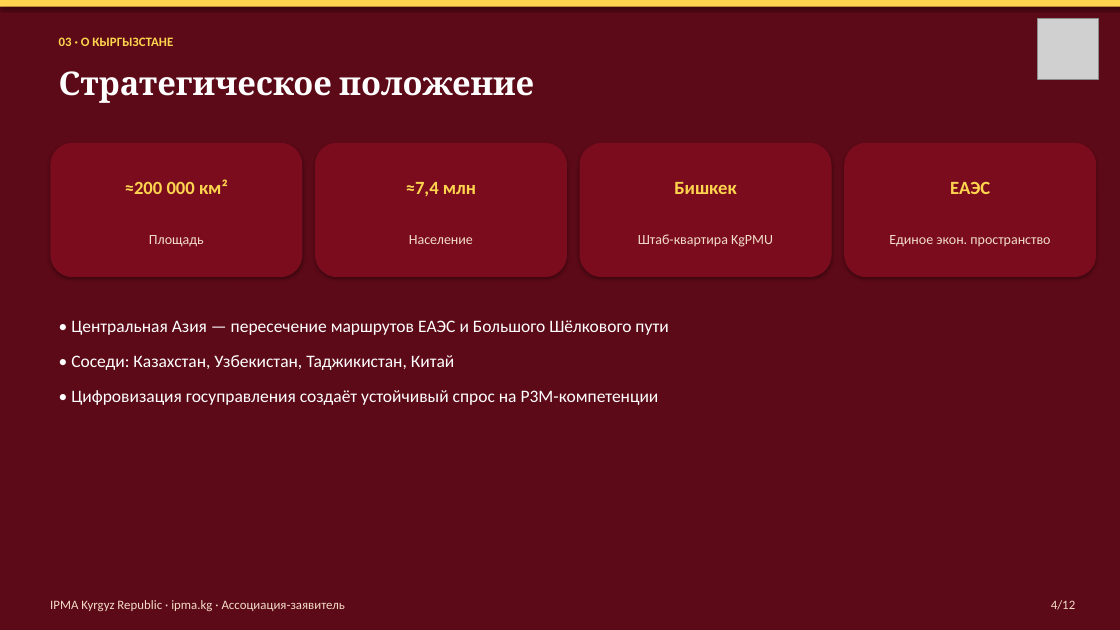
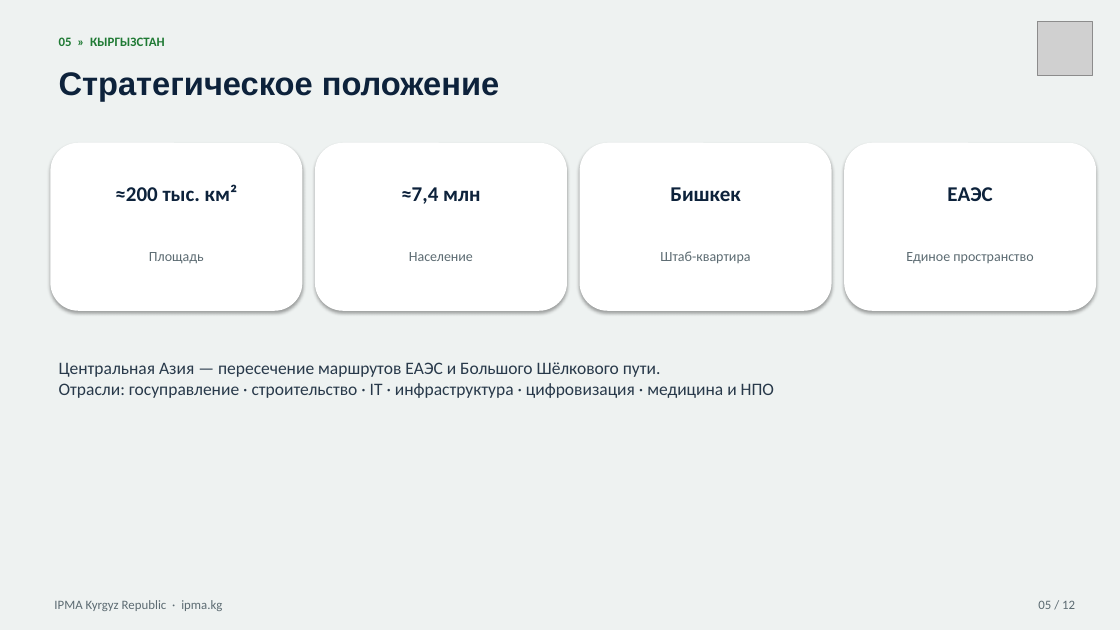
Before and after one commit to umekishev/umekishev, a slide deck: slide 5 of presentations/IPMA_Kyrgyzstan_CoD_Presentation.pptx (slide 4 before the commit). Drawn at 1120x630 pixels with LibreOffice and Linux fonts; fonts in the diff are those of the drawing; grey boxes stand for pictures. Boxes give left, top, right and bottom in pixels: in the first picture for what was removed or moved away, otherwise in the second. Text is boxed around its words. In the diff, an @@ line names an element or a change of style, - is before the commit and + after.

```diff
--- a/presentations/IPMA_Kyrgyzstan_CoD_Presentation.pptx
+++ b/presentations/IPMA_Kyrgyzstan_CoD_Presentation.pptx
@@ rectangle at [0, 0, 1120, 630]: fill #5C0A17 to #EEF2F1 @@
@@ rectangle removed at [0, 0, 1120, 7] @@
@@ picture: place and size @@
-picture at [1038, 18, 1098, 79]
+picture at [1038, 21, 1092, 76]
@@ text "Стратегическое положение" at [59, 72, 499, 101]: font Cambria to Arial, text colour #FFFFFF to #0D223B @@
@@ text at [59, 37, 165, 46]: text changed; text colour #FFD54F to #1F7A34 @@
-03 · О КЫРГЫЗСТАНЕ
+05 » КЫРГЫЗСТАН
@@ fill #7A0C1E to #FFFFFF in 4 elements at [315, 143, 567, 311], [580, 143, 832, 311], [844, 143, 1096, 311], [50, 143, 302, 311] @@
@@ rounded rectangle: place and size @@
-rounded rectangle at [50, 143, 302, 277]
+rounded rectangle at [50, 143, 302, 311]
@@ rounded rectangle: place and size @@
-rounded rectangle at [315, 143, 567, 277]
+rounded rectangle at [315, 143, 567, 311]
@@ rounded rectangle: place and size @@
-rounded rectangle at [580, 143, 832, 277]
+rounded rectangle at [580, 143, 832, 311]
@@ rounded rectangle: place and size @@
-rounded rectangle at [844, 143, 1096, 277]
+rounded rectangle at [844, 143, 1096, 311]
@@ size 16 to 18 pt, text colour #FFD54F to #0D223B in 3 elements at [401, 187, 480, 204], [670, 187, 740, 201], [947, 187, 992, 201] @@
@@ text at [115, 184, 237, 201]: text changed; size 16 to 18 pt; text colour #FFD54F to #0D223B @@
-≈200 000 км²
+≈200 тыс. км²
@@ text "Площадь": place and size @@
-text "Площадь" at [149, 235, 204, 247]
+text "Площадь" at [149, 252, 204, 263]
@@ text "Площадь" at [149, 252, 204, 263]: text colour #F3DCC9 to #5C6B72 @@
@@ text "Население": place and size @@
-text "Население" at [409, 235, 473, 244]
+text "Население" at [409, 252, 473, 261]
@@ text "Население" at [409, 252, 473, 261]: text colour #F3DCC9 to #5C6B72 @@
@@ text at [660, 251, 750, 264]: text changed; text colour #F3DCC9 to #5C6B72 @@
-Штаб-квартира KgPMU
+Штаб-квартира
@@ text at [906, 252, 1033, 263]: text changed; text colour #F3DCC9 to #5C6B72 @@
-Единое экон. пространство
+Единое пространство
@@ text at [59, 362, 774, 398]: text changed; text colour #FFFFFF to #28394A @@
-• Центральная Азия — пересечение маршрутов ЕАЭС и Большого Шёлкового пути
-• Соседи: Казахстан, Узбекистан, Таджикистан, Китай
-• Цифровизация госуправления создаёт устойчивый спрос на P3M-компетенции
+Центральная Азия — пересечение маршрутов ЕАЭС и Большого Шёлкового пути.
+Отрасли: госуправление · строительство · IT · инфраструктура · цифровизация · медицина и НПО
@@ text at [54, 600, 222, 611]: text changed; text colour #F3DCC9 to #5C6B72 @@
-IPMA Kyrgyz Republic · ipma.kg · Ассоциация-заявитель
+IPMA Kyrgyz Republic · ipma.kg
@@ text at [1038, 600, 1075, 609]: text changed; text colour #F3DCC9 to #5C6B72 @@
-4/12
+05 / 12
```
Also in this commit, not shown: 10 other slides changed, 1 slide added, 1 slide removed, 1 other file.
